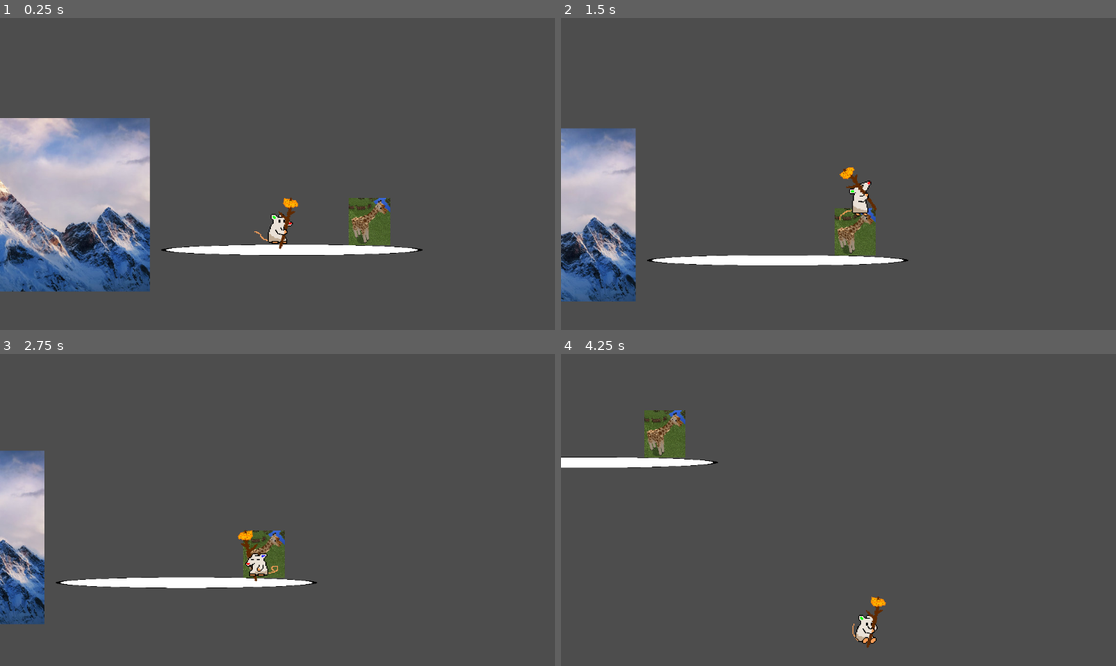
Above: before the commit, frames 1-4 (two rows, left to right).
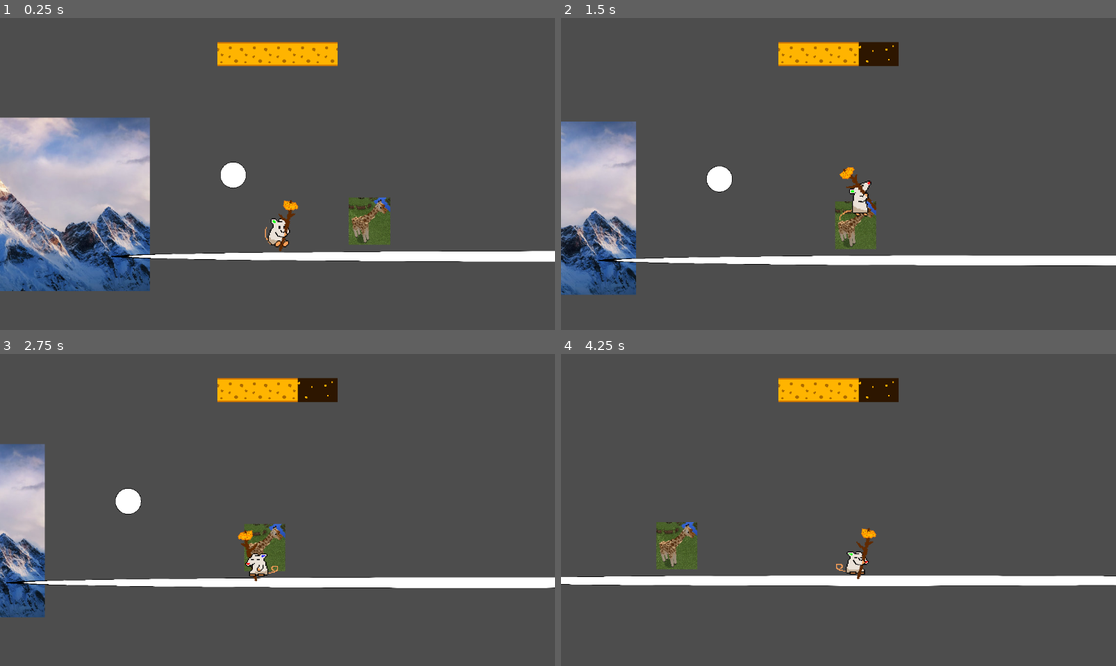
Above: after the commit, the same moments.

Repository: Jedikoops/gamejam
Game: Godot game, scene res://prefabs/guybigsticl.tscn
Same seed, same stepped clock (60 frames per second), same inputs: the game is played once before the commit and once after it. Before the commit the project starts from res://guybigsticl.tscn.
Inputs:
- Up to frame 1 (0.25 s): no input
- Up to frame 2 (1.5 s): hold Space (jump) 0.53-1.28 s; hold D (move_right) from 0.53 s (still down); tap R (attack) at 1.35 s
- Up to frame 3 (2.75 s): tap Space (jump) at 1.52, 1.55, 1.82 s; release D (move_right) at 2.03 s; hold A (move_left) from 2.03 s (still down); hold Space (jump) from 2.03 s (still down)
- Up to frame 4 (4.25 s): release A (move_left) at 2.78 s; release Space (jump) at 2.78 s; hold D (move_right) from 2.78 s (still down); tap R (attack) at 2.85 s; tap Space (jump) at 3.02, 3.05, 3.32 s; hold Space (jump) from 3.53 s (still down)

The runs differ from the first frame. In frame 1, 6.6% of the frame differs, in the area x 0-100%, y 7-88%; in frame 2, 8.0%; in frame 3, 7.0%; in frame 4, 8.8%, in the area x 0-100%, y 7-95%.

Commit message:
more stuff

Diff:
--- a/UI/player_ui.gd
+++ b/UI/player_ui.gd
@@ -1 +1,9 @@
 extends Control
+@onready var health_bar: TextureProgressBar = $HealthBar
+
+
+func _update_text(max_health: float, curr_health: float):
+	health_bar.value = 100*(curr_health/max_health)
+	print(curr_health)
+	print(max_health)
+	print((curr_health/max_health))
--- a/UI/player_ui.tscn
+++ b/UI/player_ui.tscn
@@ -23,6 +23,5 @@
 offset_right = 125.0
 offset_bottom = 100.0
 grow_horizontal = 2
-value = 100.0
 texture_under = ExtResource("2_kwigr")
 texture_progress = ExtResource("1_c8xti")
--- /dev/null
+++ b/UI/ui.gd
@@ -0,0 +1,16 @@
+extends CanvasLayer
+@onready var player_ui: Control = $PlayerUI
+@onready var player_body: PlayerBody = $"../PlayerBody"
+
+# Called when the node enters the scene tree for the first time.
+func _ready() -> void:
+	player_body.player_ouchie.connect(player_ui_health)
+
+
+# Called every frame. 'delta' is the elapsed time since the previous frame.
+func _process(delta: float) -> void:
+	pass
+
+
+func player_ui_health() -> void:
+	player_ui._update_text(player_body.MAX_HEALTH, player_body.health)
--- /dev/null
+++ b/UI/ui.tscn
@@ -0,0 +1,9 @@
+[gd_scene load_steps=3 format=3 uid="uid://cmq5bq7ordgjr"]
+
+[ext_resource type="PackedScene" uid="uid://blbl8le5y6s3u" path="res://UI/player_ui.tscn" id="1_2fwl4"]
+[ext_resource type="Script" uid="uid://bhtworhwpp2y" path="res://UI/ui.gd" id="1_dajm1"]
+
+[node name="UI" type="CanvasLayer"]
+script = ExtResource("1_dajm1")
+
+[node name="PlayerUI" parent="." instance=ExtResource("1_2fwl4")]
--- a/guybigsticl.tscn
+++ /dev/null
@@ -1,123 +0,0 @@
-[gd_scene load_steps=12 format=3 uid="uid://k4g6cbkf6g1u"]
-
-[ext_resource type="Texture2D" uid="uid://dhmskaoycv8ik" path="res://Circle_-_black_simple.svg.webp" id="1_4qot5"]
-[ext_resource type="Script" uid="uid://b3rn4bmhpy5tp" path="res://giraffe.gd" id="3_5ialq"]
-[ext_resource type="AudioStream" uid="uid://ptj4k3es8qp4" path="res://bonksf.mp3" id="5_00ltt"]
-[ext_resource type="Texture2D" uid="uid://ch0ytfvussg46" path="res://Giraffe.webp" id="5_40m2s"]
-[ext_resource type="PackedScene" uid="uid://boe08j1nsmg2b" path="res://player_body.tscn" id="6_5ialq"]
-[ext_resource type="Texture2D" uid="uid://d0baek72nt33f" path="res://ye.jpg" id="6_5qlgy"]
-
-[sub_resource type="RectangleShape2D" id="RectangleShape2D_r43ak"]
-size = Vector2(535, 20)
-
-[sub_resource type="Animation" id="Animation_5qlgy"]
-resource_name = "hurt"
-length = 0.4668
-tracks/0/type = "bezier"
-tracks/0/imported = false
-tracks/0/enabled = true
-tracks/0/path = NodePath(".:scale:x")
-tracks/0/interp = 1
-tracks/0/loop_wrap = true
-tracks/0/keys = {
-"handle_modes": PackedInt32Array(0, 0, 0, 0, 0),
-"points": PackedFloat32Array(0.215, -0.25, 0, 0.25, 0, 0.175, -0.25, 0, 0.25, 0, 0.174998, -0.25, 0, 0.25, 0, 0.290371, -0.25, 0, 0.25, 0, 0.215, -0.25, 0, 0.25, 0),
-"times": PackedFloat32Array(0, 0.131953, 0.133333, 0.3, 0.466667)
-}
-tracks/1/type = "bezier"
-tracks/1/imported = false
-tracks/1/enabled = true
-tracks/1/path = NodePath(".:scale:y")
-tracks/1/interp = 1
-tracks/1/loop_wrap = true
-tracks/1/keys = {
-"handle_modes": PackedInt32Array(0, 0, 0, 0, 0),
-"points": PackedFloat32Array(0.215, -0.25, 0, 0.25, 0, 0.37, -0.25, 0, 0.25, 0, 0.254998, -0.25, 0, 0.25, 0, 0.146055, -0.25, 0, 0.25, 0, 0.215, -0.25, 0, 0.25, 0),
-"times": PackedFloat32Array(0, 0.131953, 0.133333, 0.3, 0.466667)
-}
-
-[sub_resource type="Animation" id="Animation_5ialq"]
-length = 0.001
-tracks/0/type = "bezier"
-tracks/0/imported = false
-tracks/0/enabled = true
-tracks/0/path = NodePath(".:scale:x")
-tracks/0/interp = 1
-tracks/0/loop_wrap = true
-tracks/0/keys = {
-"handle_modes": PackedInt32Array(0),
-"points": PackedFloat32Array(0.215, -0.25, 0, 0.25, 0),
-"times": PackedFloat32Array(0)
-}
-tracks/1/type = "bezier"
-tracks/1/imported = false
-tracks/1/enabled = true
-tracks/1/path = NodePath(".:scale:y")
-tracks/1/interp = 1
-tracks/1/loop_wrap = true
-tracks/1/keys = {
-"handle_modes": PackedInt32Array(0),
-"points": PackedFloat32Array(0.215, -0.25, 0, 0.25, 0),
-"times": PackedFloat32Array(0)
-}
-
-[sub_resource type="AnimationLibrary" id="AnimationLibrary_5ialq"]
-_data = {
-&"RESET": SubResource("Animation_5ialq"),
-&"hurt": SubResource("Animation_5qlgy")
-}
-
-[sub_resource type="RectangleShape2D" id="RectangleShape2D_40m2s"]
-size = Vector2(390.698, 455.814)
-
-[node name="Node2D" type="Node2D"]
-
-[node name="Mountain" type="Sprite2D" parent="."]
-position = Vector2(-251, 247)
-texture = ExtResource("6_5qlgy")
-
-[node name="StaticBody2D" type="StaticBody2D" parent="Mountain"]
-
-[node name="CollisionPolygon2D" type="CollisionPolygon2D" parent="Mountain/StaticBody2D"]
-polygon = PackedVector2Array(268, 44, 229, 14, 214, 24, 186, 3, 158, 34, 134, 35, 108, 39, 96, 47, 93, 56, 60, 46, 22, 21, -29, -35, -56, -74, -77, -97, -85, -99, -92, -97, -104, -105, -111, -108, -113, -116, -119, -124, -131, -135, -136, -135, -141, -121, -143, -108, -156, -102, -173, -86, -190, -67, -217, -33, -244, -14, -264, -1, -264, 5, -274, 7, -273, 178, 271, 179)
-
-[node name="Floor" type="StaticBody2D" parent="."]
-position = Vector2(314, 341)
-
-[node name="CollisionShape2D" type="CollisionShape2D" parent="Floor"]
-position = Vector2(-3, 0)
-shape = SubResource("RectangleShape2D_r43ak")
-
-[node name="Sprite2D" type="Sprite2D" parent="Floor"]
-scale = Vector2(0.793273, 0.032486)
-texture = ExtResource("1_4qot5")
-
-[node name="Giraffe" type="Node2D" parent="."]
-script = ExtResource("3_5ialq")
-
-[node name="AnimGiraffe" type="AnimationPlayer" parent="Giraffe"]
-root_node = NodePath("../image")
-libraries = {
-&"": SubResource("AnimationLibrary_5ialq")
-}
-
-[node name="image" type="Sprite2D" parent="Giraffe"]
-position = Vector2(475, 282)
-scale = Vector2(0.215, 0.215)
-texture = ExtResource("5_40m2s")
-
-[node name="Area2D" type="Area2D" parent="Giraffe"]
-position = Vector2(475, 282)
-scale = Vector2(0.215, 0.215)
-collision_layer = 2
-collision_mask = 0
-
-[node name="CollisionShape2D" type="CollisionShape2D" parent="Giraffe/Area2D"]
-scale = Vector2(1, 1)
-shape = SubResource("RectangleShape2D_40m2s")
-
-[node name="AudioStreamPlayer" type="AudioStreamPlayer" parent="Giraffe"]
-stream = ExtResource("5_00ltt")
-
-[node name="PlayerBody" parent="." instance=ExtResource("6_5ialq")]
-position = Vector2(284, 274)
--- /dev/null
+++ b/prefabs/guybigsticl.tscn
@@ -0,0 +1,187 @@
+[gd_scene load_steps=18 format=3 uid="uid://k4g6cbkf6g1u"]
+
+[ext_resource type="PackedScene" uid="uid://cmq5bq7ordgjr" path="res://UI/ui.tscn" id="1_5nnlr"]
+[ext_resource type="Texture2D" uid="uid://d0baek72nt33f" path="res://ye.jpg" id="1_cgtp0"]
+[ext_resource type="Texture2D" uid="uid://dhmskaoycv8ik" path="res://Circle_-_black_simple.svg.webp" id="2_4np2h"]
+[ext_resource type="Script" uid="uid://b3rn4bmhpy5tp" path="res://scripts/giraffe.gd" id="3_5nnlr"]
+[ext_resource type="Script" uid="uid://6muyfejx2agd" path="res://scripts/hurtplayer.gd" id="4_4np2h"]
+[ext_resource type="Texture2D" uid="uid://ch0ytfvussg46" path="res://Giraffe.webp" id="4_06i16"]
+[ext_resource type="AudioStream" uid="uid://ptj4k3es8qp4" path="res://bonksf.mp3" id="5_ic1wf"]
+[ext_resource type="PackedScene" uid="uid://boe08j1nsmg2b" path="res://prefabs/player_body.tscn" id="6_r405y"]
+[ext_resource type="Script" uid="uid://cxovqajwuebwv" path="res://scripts/reactive_text.gd" id="7_tl8b1"]
+
+[sub_resource type="RectangleShape2D" id="RectangleShape2D_r43ak"]
+size = Vector2(535, 20)
+
+[sub_resource type="RectangleShape2D" id="RectangleShape2D_4np2h"]
+size = Vector2(153, 208)
+
+[sub_resource type="Animation" id="Animation_5ialq"]
+length = 0.001
+tracks/0/type = "bezier"
+tracks/0/imported = false
+tracks/0/enabled = true
+tracks/0/path = NodePath(".:scale:x")
+tracks/0/interp = 1
+tracks/0/loop_wrap = true
+tracks/0/keys = {
+"handle_modes": PackedInt32Array(0),
+"points": PackedFloat32Array(0.215, -0.25, 0, 0.25, 0),
+"times": PackedFloat32Array(0)
+}
+tracks/1/type = "bezier"
+tracks/1/imported = false
+tracks/1/enabled = true
+tracks/1/path = NodePath(".:scale:y")
+tracks/1/interp = 1
+tracks/1/loop_wrap = true
+tracks/1/keys = {
+"handle_modes": PackedInt32Array(0),
+"points": PackedFloat32Array(0.215, -0.25, 0, 0.25, 0),
+"times": PackedFloat32Array(0)
+}
+
+[sub_resource type="Animation" id="Animation_5qlgy"]
+resource_name = "hurt"
+length = 0.4668
+tracks/0/type = "bezier"
+tracks/0/imported = false
+tracks/0/enabled = true
+tracks/0/path = NodePath(".:scale:x")
+tracks/0/interp = 1
+tracks/0/loop_wrap = true
+tracks/0/keys = {
+"handle_modes": PackedInt32Array(0, 0, 0, 0, 0),
+"points": PackedFloat32Array(0.215, -0.25, 0, 0.25, 0, 0.175, -0.25, 0, 0.25, 0, 0.174998, -0.25, 0, 0.25, 0, 0.290371, -0.25, 0, 0.25, 0, 0.215, -0.25, 0, 0.25, 0),
+"times": PackedFloat32Array(0, 0.131953, 0.133333, 0.3, 0.466667)
+}
+tracks/1/type = "bezier"
+tracks/1/imported = false
+tracks/1/enabled = true
+tracks/1/path = NodePath(".:scale:y")
+tracks/1/interp = 1
+tracks/1/loop_wrap = true
+tracks/1/keys = {
+"handle_modes": PackedInt32Array(0, 0, 0, 0, 0),
+"points": PackedFloat32Array(0.215, -0.25, 0, 0.25, 0, 0.37, -0.25, 0, 0.25, 0, 0.254998, -0.25, 0, 0.25, 0, 0.146055, -0.25, 0, 0.25, 0, 0.215, -0.25, 0, 0.25, 0),
+"times": PackedFloat32Array(0, 0.131953, 0.133333, 0.3, 0.466667)
+}
+
+[sub_resource type="AnimationLibrary" id="AnimationLibrary_5ialq"]
+_data = {
+&"RESET": SubResource("Animation_5ialq"),
+&"hurt": SubResource("Animation_5qlgy")
+}
+
+[sub_resource type="RectangleShape2D" id="RectangleShape2D_40m2s"]
+size = Vector2(390.698, 455.814)
+
+[sub_resource type="CircleShape2D" id="CircleShape2D_5qlgy"]
+radius = 354.001
+
+[sub_resource type="CircleShape2D" id="CircleShape2D_4np2h"]
+radius = 22.2036
+
+[node name="Node2D" type="Node2D"]
+
+[node name="UI" parent="." instance=ExtResource("1_5nnlr")]
+
+[node name="Mountain" type="Sprite2D" parent="."]
+position = Vector2(-251, 247)
+texture = ExtResource("1_cgtp0")
+
+[node name="StaticBody2D" type="StaticBody2D" parent="Mountain"]
+
+[node name="CollisionPolygon2D" type="CollisionPolygon2D" parent="Mountain/StaticBody2D"]
+polygon = PackedVector2Array(268, 44, 229, 14, 214, 24, 186, 3, 158, 34, 134, 35, 108, 39, 96, 47, 93, 56, 60, 46, 22, 21, -29, -35, -56, -74, -77, -97, -85, -99, -92, -97, -104, -105, -111, -108, -113, -116, -119, -124, -131, -135, -136, -135, -141, -121, -143, -108, -156, -102, -173, -86, -190, -67, -217, -33, -244, -14, -264, -1, -264, 5, -274, 7, -273, 178, 271, 179)
+
+[node name="Floor" type="StaticBody2D" parent="."]
+position = Vector2(905, 355)
+scale = Vector2(3.56, 1)
+
+[node name="CollisionShape2D" type="CollisionShape2D" parent="Floor"]
+position = Vector2(-3, 0)
+shape = SubResource("RectangleShape2D_r43ak")
+
+[node name="Sprite2D" type="Sprite2D" parent="Floor"]
+scale = Vector2(0.793273, 0.032486)
+texture = ExtResource("2_4np2h")
+
+[node name="Giraffe" type="Node2D" parent="."]
+script = ExtResource("3_5nnlr")
+
+[node name="HurtPlayer" type="Area2D" parent="Giraffe"]
+position = Vector2(375, 124)
+script = ExtResource("4_4np2h")
+damage = 1
+metadata/_custom_type_script = "uid://6muyfejx2agd"
+
+[node name="CollisionShape2D" type="CollisionShape2D" parent="Giraffe/HurtPlayer"]
+shape = SubResource("RectangleShape2D_4np2h")
+
+[node name="AnimGiraffe" type="AnimationPlayer" parent="Giraffe"]
+root_node = NodePath("../image")
+libraries = {
+&"": SubResource("AnimationLibrary_5ialq")
+}
+
+[node name="image" type="Sprite2D" parent="Giraffe"]
+position = Vector2(475, 282)
+scale = Vector2(0.215, 0.215)
+texture = ExtResource("4_06i16")
+
+[node name="HitBox" type="Area2D" parent="Giraffe"]
+position = Vector2(475, 282)
+scale = Vector2(0.215, 0.215)
+collision_layer = 2
+collision_mask = 0
+
+[node name="CollisionShape2D" type="CollisionShape2D" parent="Giraffe/HitBox"]
+shape = SubResource("RectangleShape2D_40m2s")
+
+[node name="AudioStreamPlayer" type="AudioStreamPlayer" parent="Giraffe"]
+stream = ExtResource("5_ic1wf")
+
+[node name="PlayerBody" parent="." instance=ExtResource("6_r405y")]
+position = Vector2(284, 274)
+
+[node name="Reactive Text" type="Area2D" parent="."]
+position = Vector2(-220, 271)
+collision_layer = 16
+collision_mask = 16
+script = ExtResource("7_tl8b1")
+
+[node name="hiddenLabel" type="Label" parent="Reactive Text"]
+offset_left = -137.0
+offset_top = -56.0
+offset_right = 163.0
+offset_bottom = 71.0
+text = "there once was a man from nantucket
+he lived his life in a bucket
+something something...
+
+Press and hold \"W\" or \"Space\" to jump."
+horizontal_alignment = 1
+vertical_alignment = 1
+
+[node name="CollisionShape2D" type="CollisionShape2D" parent="Reactive Text"]
+shape = SubResource("CircleShape2D_5qlgy")
+
+[node name="HurtPlayer" type="Area2D" parent="."]
+position = Vector2(192, 186)
+script = ExtResource("4_4np2h")
+damage = 1
+metadata/_custom_type_script = "uid://6muyfejx2agd"
+
+[node name="CollisionShape2D" type="CollisionShape2D" parent="HurtPlayer"]
+shape = SubResource("CircleShape2D_4np2h")
+
+[node name="Sprite2D" type="Sprite2D" parent="HurtPlayer"]
+scale = Vector2(0.08, 0.08)
+texture = ExtResource("2_4np2h")
+
+[connection signal="body_entered" from="Giraffe/HurtPlayer" to="Giraffe/HurtPlayer" method="_on_body_entered"]
+[connection signal="player_ouchie" from="PlayerBody" to="UI" method="_on_player_body_player_ouchie"]
+[connection signal="body_entered" from="Reactive Text" to="Reactive Text" method="_on_body_entered"]
+[connection signal="body_exited" from="Reactive Text" to="Reactive Text" method="_on_body_exited"]
+[connection signal="body_entered" from="HurtPlayer" to="HurtPlayer" method="_on_body_entered"]
--- a/player_body.tscn
+++ b/prefabs/player_body.tscn
@@ -1,6 +1,6 @@
 [gd_scene load_steps=55 format=3 uid="uid://boe08j1nsmg2b"]
 
-[ext_resource type="Script" uid="uid://b0fk0b1brtehp" path="res://player_body.gd" id="1_f57or"]
+[ext_resource type="Script" uid="uid://b0fk0b1brtehp" path="res://scripts/player_body.gd" id="1_f57or"]
 [ext_resource type="Texture2D" uid="uid://1w45g0k8sls5" path="res://mousey/ratfalldownleft.png" id="2_4eoj2"]
 [ext_resource type="Texture2D" uid="uid://coe7pl5yi1ydr" path="res://mousey/ratfalldownright.png" id="3_lti6e"]
 [ext_resource type="Texture2D" uid="uid://bennqcc8g3pln" path="res://mousey/ratfallupleft.png" id="4_mh846"]
@@ -11,6 +11,55 @@
 [ext_resource type="Texture2D" uid="uid://cpgyvvk5imgtv" path="res://mousey/ratjumpright.png" id="9_eoe08"]
 [ext_resource type="Texture2D" uid="uid://cqi8qb2357hbf" path="res://mouse.png" id="10_7f3fc"]
 [ext_resource type="Texture2D" uid="uid://cir1mlod3t5xm" path="res://BigStick.png" id="11_kibih"]
+
+[sub_resource type="Animation" id="Animation_40m2s"]
+length = 0.001
+tracks/0/type = "value"
+tracks/0/imported = false
+tracks/0/enabled = true
+tracks/0/path = NodePath("PlayerAnchor/Shoulder/WeaponAnchor:rotation")
+tracks/0/interp = 1
+tracks/0/loop_wrap = true
+tracks/0/keys = {
+"times": PackedFloat32Array(0),
+"transitions": PackedFloat32Array(1),
+"update": 0,
+"values": [-0.383972]
+}
+tracks/1/type = "bezier"
+tracks/1/imported = false
+tracks/1/enabled = true
+tracks/1/path = NodePath("PlayerAnchor/Shoulder/WeaponAnchor:position:x")
+tracks/1/interp = 1
+tracks/1/loop_wrap = true
+tracks/1/keys = {
+"handle_modes": PackedInt32Array(0),
+"points": PackedFloat32Array(0, -0.25, 0, 0.25, 0),
+"times": PackedFloat32Array(0)
+}
+tracks/2/type = "bezier"
+tracks/2/imported = false
+tracks/2/enabled = true
+tracks/2/path = NodePath("PlayerAnchor/Shoulder/WeaponAnchor:position:y")
+tracks/2/interp = 1
+tracks/2/loop_wrap = true
+tracks/2/keys = {
+"handle_modes": PackedInt32Array(0),
+"points": PackedFloat32Array(0, -0.25, 0, 0.25, 0),
+"times": PackedFloat32Array(0)
+}
+tracks/3/type = "value"
+tracks/3/imported = false
+tracks/3/enabled = true
+tracks/3/path = NodePath("PlayerAnchor/Shoulder/WeaponAnchor/Area2D/CollisionShape2D:disabled")
+tracks/3/interp = 1
+tracks/3/loop_wrap = true
+tracks/3/keys = {
+"times": PackedFloat32Array(0),
+"transitions": PackedFloat32Array(1),
+"update": 1,
+"values": [true]
+}
 
 [sub_resource type="Animation" id="Animation_hpcau"]
 resource_name = "attack"
@@ -76,55 +125,6 @@
 "values": [true, false, true]
 }
 
-[sub_resource type="Animation" id="Animation_40m2s"]
-length = 0.001
-tracks/0/type = "value"
-tracks/0/imported = false
-tracks/0/enabled = true
-tracks/0/path = NodePath("PlayerAnchor/Shoulder/WeaponAnchor:rotation")
-tracks/0/interp = 1
-tracks/0/loop_wrap = true
-tracks/0/keys = {
-"times": PackedFloat32Array(0),
-"transitions": PackedFloat32Array(1),
-"update": 0,
-"values": [-0.383972]
-}
-tracks/1/type = "bezier"
-tracks/1/imported = false
-tracks/1/enabled = true
-tracks/1/path = NodePath("PlayerAnchor/Shoulder/WeaponAnchor:position:x")
-tracks/1/interp = 1
-tracks/1/loop_wrap = true
-tracks/1/keys = {
-"handle_modes": PackedInt32Array(0),
-"points": PackedFloat32Array(0, -0.25, 0, 0.25, 0),
-"times": PackedFloat32Array(0)
-}
-tracks/2/type = "bezier"
-tracks/2/imported = false
-tracks/2/enabled = true
-tracks/2/path = NodePath("PlayerAnchor/Shoulder/WeaponAnchor:position:y")
-tracks/2/interp = 1
-tracks/2/loop_wrap = true
-tracks/2/keys = {
-"handle_modes": PackedInt32Array(0),
-"points": PackedFloat32Array(0, -0.25, 0, 0.25, 0),
-"times": PackedFloat32Array(0)
-}
-tracks/3/type = "value"
-tracks/3/imported = false
-tracks/3/enabled = true
-tracks/3/path = NodePath("PlayerAnchor/Shoulder/WeaponAnchor/Area2D/CollisionShape2D:disabled")
-tracks/3/interp = 1
-tracks/3/loop_wrap = true
-tracks/3/keys = {
-"times": PackedFloat32Array(0),
-"transitions": PackedFloat32Array(1),
-"update": 1,
-"values": [true]
-}
-
 [sub_resource type="Animation" id="Animation_00ltt"]
 resource_name = "idle"
 length = 0.6
@@ -492,6 +492,8 @@
 radius = 34.0
 
 [node name="PlayerBody" type="CharacterBody2D"]
+collision_layer = 17
+collision_mask = 17
 script = ExtResource("1_f57or")
 
 [node name="WeaponAnim" type="AnimationPlayer" parent="."]
@@ -519,7 +521,6 @@
 [node name="Shoulder" type="Node2D" parent="PlayerAnchor"]
 
 [node name="WeaponAnchor" type="Node2D" parent="PlayerAnchor/Shoulder"]
-position = Vector2(0, -1.98932)
 rotation = -0.383972
 
 [node name="Sprite2D" type="Sprite2D" parent="PlayerAnchor/Shoulder/WeaponAnchor"]
@@ -532,7 +533,6 @@
 [node name="Area2D" type="Area2D" parent="PlayerAnchor/Shoulder/WeaponAnchor"]
 position = Vector2(26.3602, -12.4554)
 rotation = 0.592337
-scale = Vector2(1, 1)
 collision_layer = 0
 collision_mask = 2
 
@@ -544,4 +544,5 @@
 [node name="CollisionShape2D" type="CollisionShape2D" parent="."]
 shape = SubResource("CircleShape2D_n5ntd")
 
+[connection signal="player_dead" from="." to="." method="_on_player_dead"]
 [connection signal="area_entered" from="PlayerAnchor/Shoulder/WeaponAnchor/Area2D" to="." method="_on_area_2d_area_entered"]
--- a/giraffe.gd
+++ b/scripts/giraffe.gd
@@ -3,6 +3,7 @@
 @onready var anim_giraffe: AnimationPlayer = $AnimGiraffe
 @onready var bonk: AudioStreamPlayer = $AudioStreamPlayer
 
+var health = 3
 # Called when the node enters the scene tree for the first time.
 func _ready() -> void:
 	pass # Replace with function body.
@@ -12,6 +13,9 @@
 func _process(delta: float) -> void:
 	pass
 
-func _hurt():
+func _hurt(value: int):
+	health -= value
 	anim_giraffe.play("hurt")
 	bonk.play()
+	if(health <= 0):
+		queue_free() #this cancels out the last sound because the sound is coming f rom the gi raff
--- /dev/null
+++ b/scripts/health_component.gd
@@ -0,0 +1,18 @@
+class_name StatsComponent
+extends Node
+## Give the component a class name so it can be instanced as a custom node
+
+# Create the health variable and connect a setter
+@export var health: int = 1:
+	set(value):
+		health = value
+
+		# Signal out that the health has changed
+		health_changed.emit()
+
+		# Signal out when health is at 0
+		if health == 0: no_health.emit()
+
+# Create our signals for health
+signal health_changed() # Emit when the health value has changed
+signal no_health() # Emit when there is no health left
--- /dev/null
+++ b/scripts/hurtplayer.gd
@@ -0,0 +1,8 @@
+class_name HurtPlayer
+extends Area2D
+
+@export var damage: int
+
+func _on_body_entered(body: Node2D) -> void:
+	if(body.name == "PlayerBody"):
+		body.take_damage(damage)
--- a/player_body.gd
+++ b/scripts/player_body.gd
@@ -1,18 +1,19 @@
 extends CharacterBody2D
+class_name PlayerBody
 
+#WEAPON AND PLAYER, PLAYER, PLAYER
 @onready var weapon_anim: AnimationPlayer = $WeaponAnim
 @onready var player_anchor: Node2D = $PlayerAnchor
-
 @onready var area_2d: Area2D = $PlayerAnchor/Shoulder/WeaponAnchor/Area2D
-
 @onready var anim_mouse: AnimatedSprite2D = $PlayerAnchor/AnimMouse
 @onready var shoulder: Node2D = $PlayerAnchor/Shoulder
 @onready var weapon_sprite: Sprite2D = $PlayerAnchor/Shoulder/WeaponAnchor/Sprite2D
 
+#MOVEMENT VARIABLES
 var right
 var jump
 const FAST = 300.0
-const SLOW = 100.0
+const SLOW = 0.0
 var speed
 const JUMP_VELOCITY = -400.0
 var jump_velocity
@@ -20,7 +21,12 @@
 const MAX_JUMP = -500.0
 const JUMP_CHARGERATE = 300.0
 
-
+signal player_dead
+signal player_ouchie
+#HEALTH
+@export var MAX_HEALTH = 3
+var health
+var damage = 1
 
 func _ready() -> void:
 	right = true
@@ -28,6 +34,7 @@
 	jump = false
 	speed = FAST
 	jump_velocity = MIN_JUMP
+	set_health(MAX_HEALTH)
 
 func _physics_process(delta: float) -> void:
 
@@ -99,6 +106,7 @@
 	else:
 		velocity += get_gravity() * delta
 
+	#HEALTH STUFF
 
 	if direction: #velocity and animations
 		velocity.x = direction * speed
@@ -129,6 +137,21 @@
 
 func _on_area_2d_area_entered(area: Area2D) -> void:
 
-	if(area.get_parent().get_class() == "Node2D"):
-		area.get_parent()._hurt()
+	if(area.name == "HitBox"):
+		area.get_parent()._hurt(damage)
 		print("hit")
+
+
+
+func set_health(value: int):
+	print("knock it off!")
+	health = value
+	player_ouchie.emit()
+	if(health <= 0):
+		player_dead.emit()
+
+func take_damage(value: int):
+	set_health(health - value)
+
+func _on_player_dead() -> void:
+	print("i am dead")
--- /dev/null
+++ b/scripts/reactive_text.gd
@@ -0,0 +1,29 @@
+extends Area2D
+@onready var label: Label = $hiddenLabel
+
+var play_text = false
+
+# Called when the node enters the scene tree for the first time.
+func _ready() -> void:
+	label.visible = false
+
+
+
+# Called every frame. 'delta' is the elapsed time since the previous frame.
+func _process(_delta: float) -> void:
+	pass
+
+
+func _on_area_entered(_area: Area2D) -> void:
+	print("hello")
+
+
+func _on_body_entered(_body: Node2D) -> void:
+	_become_visible()
+
+func _become_visible():
+	label.visible = true
+
+
+func _on_body_exited(_body: Node2D) -> void:
+	label.visible = false
Not shown, added: UI/ui.gd.uid
Renamed: giraffe.gd.uid -> scripts/giraffe.gd.uid
Not shown, added: scripts/health_component.gd.uid
Not shown, added: scripts/hurtplayer.gd.uid
Renamed: player_body.gd.uid -> scripts/player_body.gd.uid
Not shown, added: scripts/reactive_text.gd.uid
